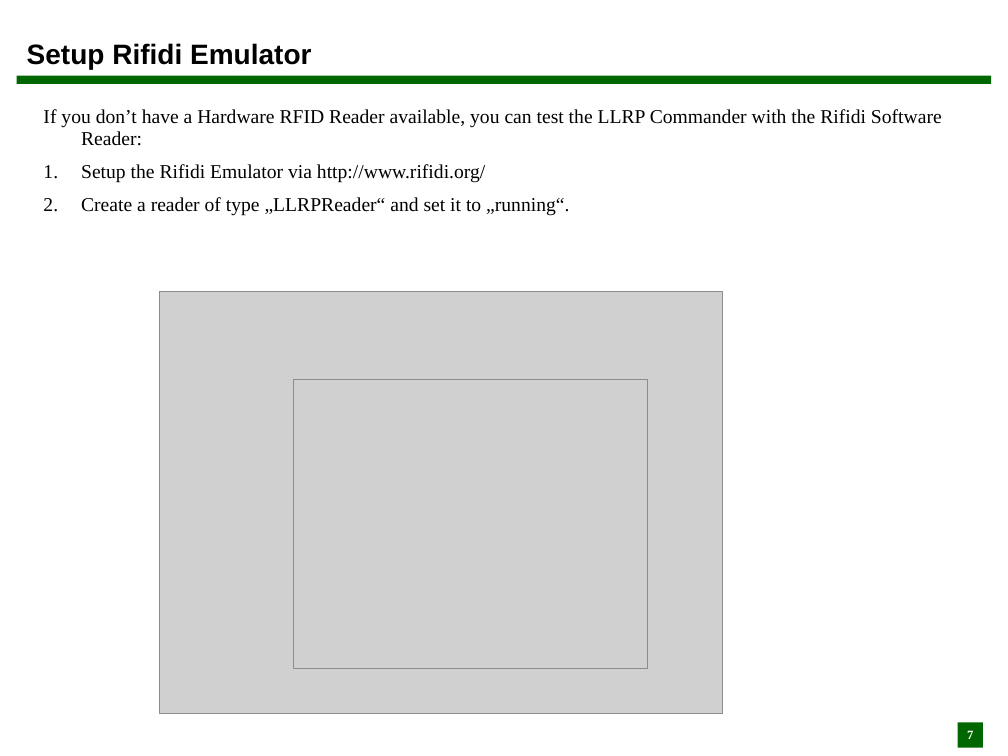
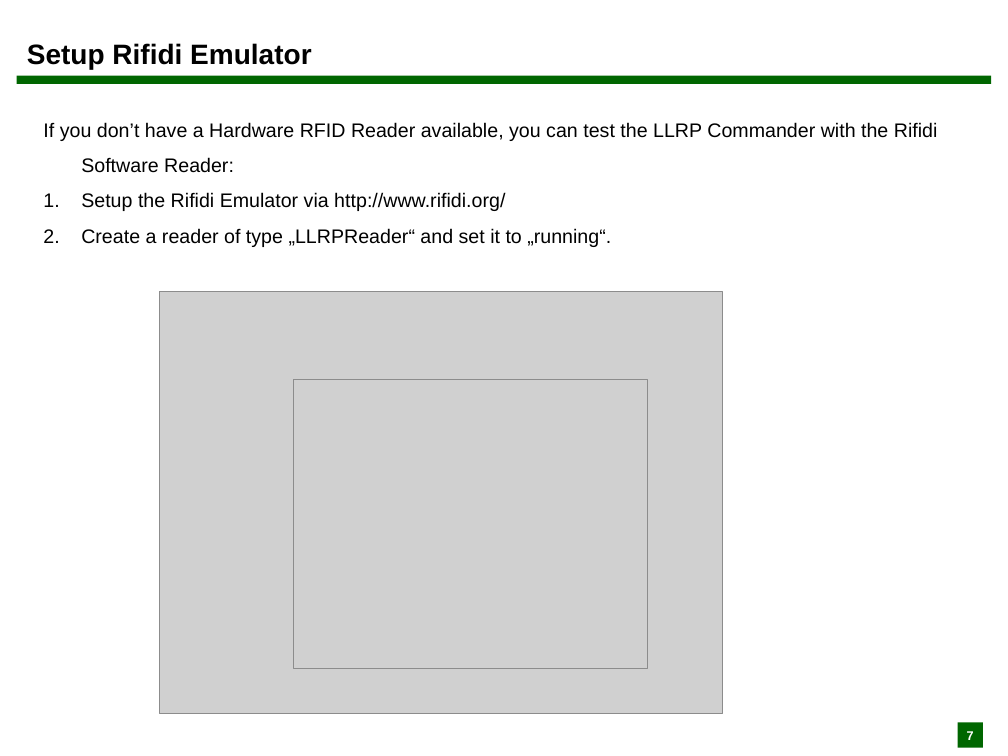
Before and after one commit to Fosstrak/fosstrak-llrp, a slide deck: slide 7 of src/site/resources/pdf/llrp_commander_UserGuide.ppt. Drawn at 1008x756 pixels with LibreOffice and Linux fonts; fonts in the diff are those of the drawing; grey boxes stand for pictures. Boxes give left, top, right and bottom in pixels: in the first picture for what was removed or moved away, otherwise in the second. Text is boxed around its words. In the diff, an @@ line names an element or a change of style, - is before the commit and + after.

```diff
--- a/src/site/resources/pdf/llrp_commander_UserGuide.ppt
+++ b/src/site/resources/pdf/llrp_commander_UserGuide.ppt
@@ text "If you don’t have a ..." at <box>43,122,938,247</box>: font Times New Roman to Arial; indent changed; line spacing 0.93 to 1.5; line spacing 1.39 to 1.5 @@
@@ page number at <box>958,723,983,748</box>: font Times New Roman to Arial; line spacing 0.93 to 1 @@
```
Also in this commit, not shown: 15 other slides changed, 1 other file.
